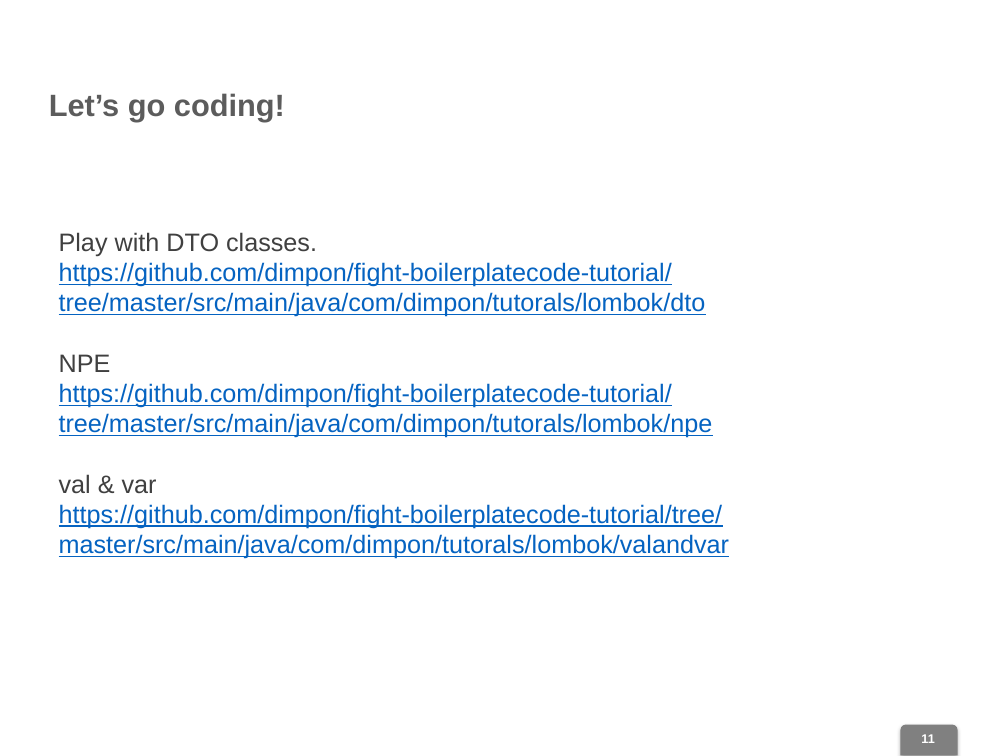
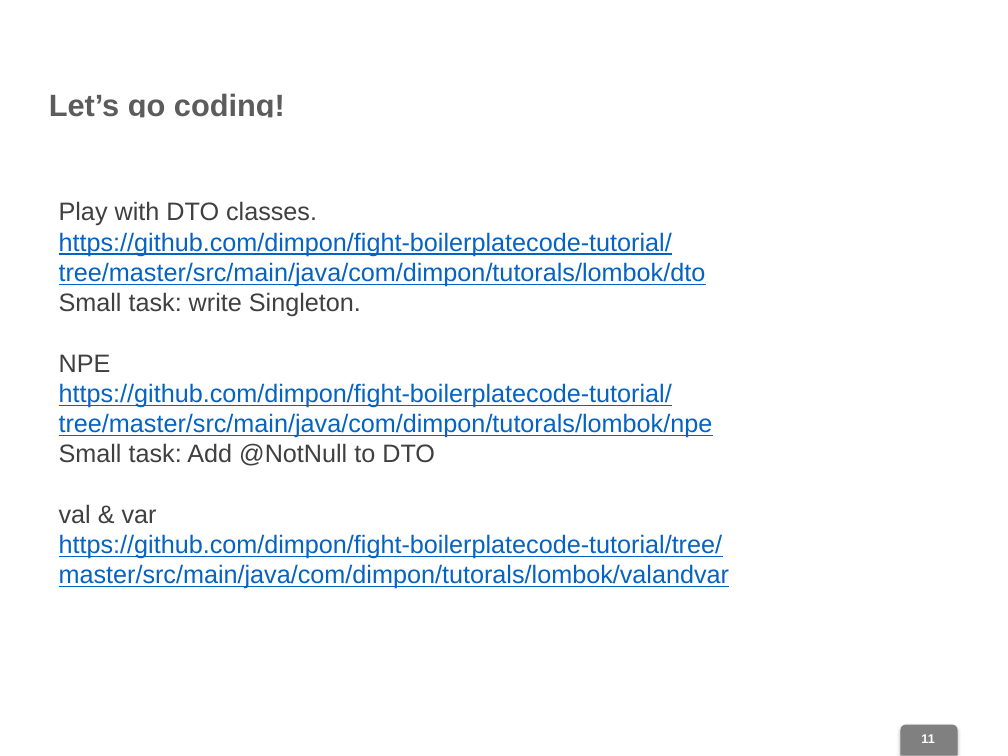
Before and after one commit to dimpon/fight-boilerplatecode-tutorial, a slide deck: slide 11 of Boilerplate.pptx. Drawn at 1008x756 pixels with LibreOffice and Linux fonts; fonts in the diff are those of the drawing; background and template pictures are left out. Boxes give left, top, right and bottom in pixels: in the first picture for what was removed or moved away, otherwise in the second. Text is boxed around its words. In the diff, an @@ line names an element or a change of style, - is before the commit and + after.

```diff
--- a/Boilerplate.pptx
+++ b/Boilerplate.pptx
@@ text "Play with DTO classes. https://github.com/dimpon/fight-boile ..." moved from (x1=59, y1=232, x2=729, y2=559) to (x1=59, y1=201, x2=729, y2=589) @@
@@ text at (x1=59, y1=292, x2=361, y2=316): paragraph added @@
+Small task: write Singleton.
@@ text at (x1=59, y1=383, x2=713, y2=466): text changed @@
-https://github.com/dimpon/fight-boilerplatecode-tutorial/tree/master/src/main/java/com/dimpon/tutorals/lombok/npe
+https://github.com/dimpon/fight-boilerplatecode-tutorial/tree/master/src/main/java/com/dimpon/tutorals/lombok/npe
+Small task: Add @NotNull to DTO
```
Also in this commit, not shown: 2 other slides changed, 6 slides removed, 9 other files.
